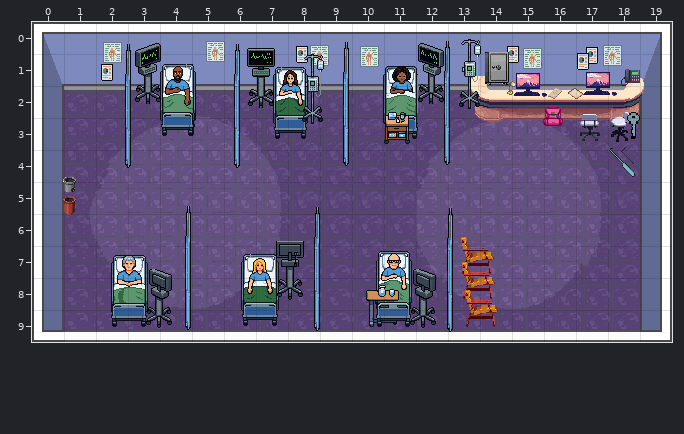
Tiled map (JSON), stored at public/break_escape/assets/rooms/room_hospital_ward.tmj. Above is the file before it was changed.
Cells are 32x32 px. Shown: x 0..19, y 0..9.
New version:
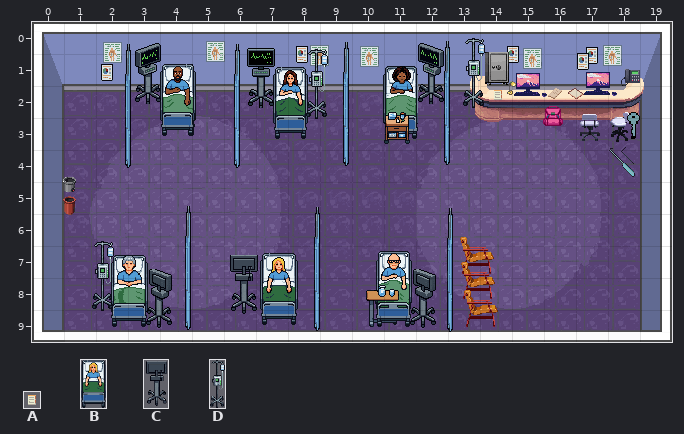
Key: from "objects": A 319 "text_file", B 321 "bed5", C 329 "vitals-monitor5", D 335 "infusion_pump".
Objects are placed by their top-left corner, in cells (3,4 is the top-left corner of cell 3,4); size is 1x1 cell unless given.
Changes in this commit:
Layer "tables":
changed: B "bed5" at 6.5,7.3 size 1.2x2.2 -> B "bed5" at 7.1,7.2 size 1.2x2.2
Layer "conditional_table_items":
added: A "text_file" at 14.3,2 size 0.5x0.5
Layer "items":
changed: D "infusion_pump" at 13.3,0.5 size 0.7x2.2 -> D "infusion_pump" at 8.6,0.8 size 0.7x2.2
changed: C "vitals-monitor5" at 7.5,6.8 size 1x2 -> C "vitals-monitor5" at 6.1,7.2 size 1x2
added: D "infusion_pump" at 13.5,0.5 size 0.7x2.2
added: D "infusion_pump" at 1.9,6.9 size 0.7x2.2
Layer "conditional_items":
removed: D "infusion_pump" at 8.4,1 size 0.7x2.2
Where, in picture pixels (left, top, right, bottom), the same in both pictures:
changed: (459, 38, 485, 109)
changed: (302, 49, 328, 124)
added: (494, 90, 502, 100)
changed: (230, 241, 304, 326)
added: (92, 241, 114, 311)
